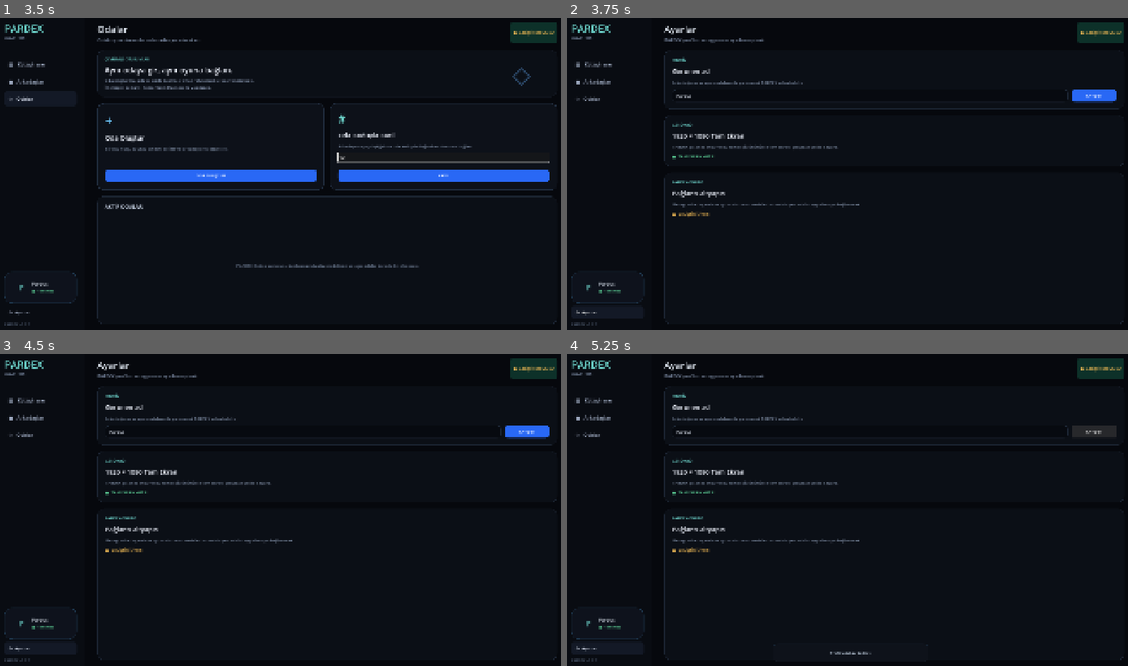
Above: before the commit, frames 1-4 (two rows, left to right).
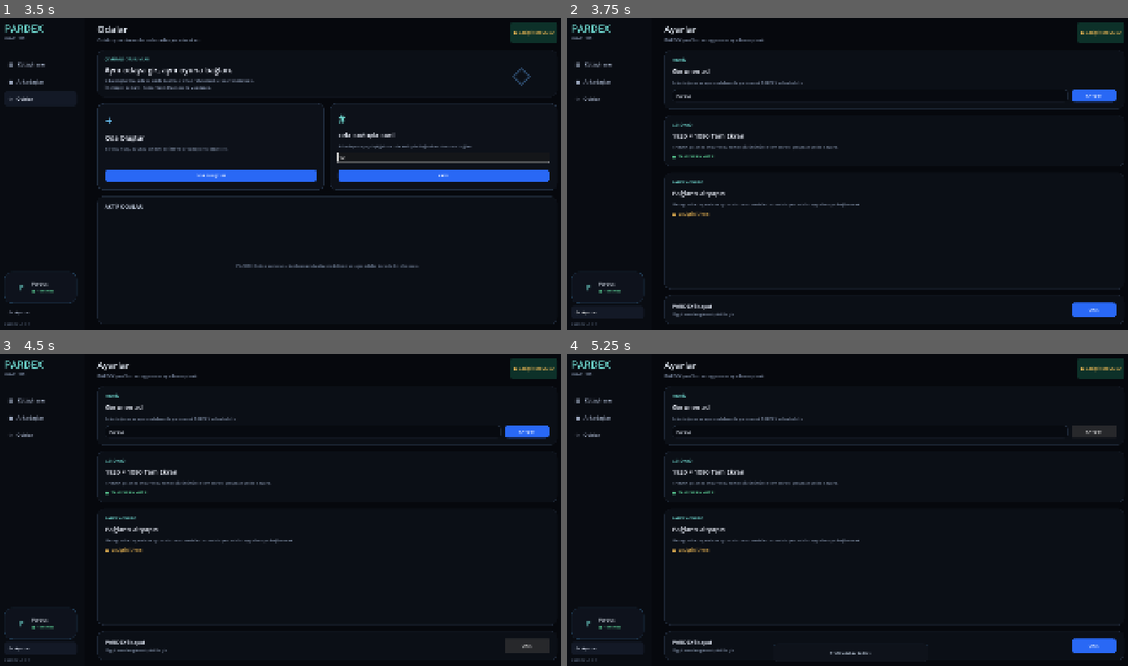
Above: after the commit, the same moments.

Repository: SerkanAydin06/Pardex
Game: Godot game, scene res://scenes/main.tscn
Same seed, same stepped clock (60 frames per second), same inputs: the game is played once before the commit and once after it.
Inputs (mouse positions are in pixels of both pictures, inside the frame that each line leads up to):
- Up to frame 1 (3.5 s): click "▦ Kütüphane" at 0.5 s; click "● Arkadaşlar" at 1.25 s; click "◇ Odalar" at 2 s; click (443, 158) at 2.77 s; type "12" at 2.85 s
- Up to frame 2 (3.75 s): click "⚙ Ayarlar" at 3.5 s
- Up to frame 3 (4.5 s): click (527, 644) at 4.25 s, where only the run after the commit has a clickable "ÇIKIŞ"
- Up to frame 4 (5.25 s): click "KAYDET" at 5 s

Frame 1 is identical in both runs. In frame 2, 0.6% of the frame differs, in the area x 17-99%, y 85-96%; in frame 3, 0.5%; in frame 4, 0.6%.

Commit message:
Add application exit control to Pardex settings

Diff:
--- a/scenes/screens/settings.tscn
+++ b/scenes/screens/settings.tscn
@@ -162,3 +162,37 @@
 theme_override_colors/font_color = Color(0.9, 0.7, 0.32, 1)
 theme_override_font_sizes/font_size = 14
 text = "●  GELİŞTİRİLİYOR"
+
+[node name="ApplicationPanel" type="PanelContainer" parent="."]
+layout_mode = 2
+theme_override_styles/panel = SubResource("Panel")
+
+[node name="Row" type="HBoxContainer" parent="ApplicationPanel"]
+layout_mode = 2
+theme_override_constants/separation = 20
+
+[node name="Text" type="VBoxContainer" parent="ApplicationPanel/Row"]
+layout_mode = 2
+size_flags_horizontal = 3
+theme_override_constants/separation = 5
+
+[node name="Title" type="Label" parent="ApplicationPanel/Row/Text"]
+layout_mode = 2
+theme_override_colors/font_color = Color(0.92, 0.95, 1, 1)
+theme_override_font_sizes/font_size = 18
+text = "PARDEX'i kapat"
+
+[node name="Description" type="Label" parent="ApplicationPanel/Row/Text"]
+layout_mode = 2
+theme_override_colors/font_color = Color(0.48, 0.54, 0.63, 1)
+theme_override_font_sizes/font_size = 13
+text = "Uygulamadan güvenli şekilde çık."
+
+[node name="ExitButton" type="Button" parent="ApplicationPanel/Row"]
+layout_mode = 2
+custom_minimum_size = Vector2(150, 0)
+focus_mode = 0
+theme_override_colors/font_color = Color(1, 1, 1, 1)
+theme_override_font_sizes/font_size = 14
+theme_override_styles/normal = SubResource("Button")
+text = "ÇIKIŞ"
